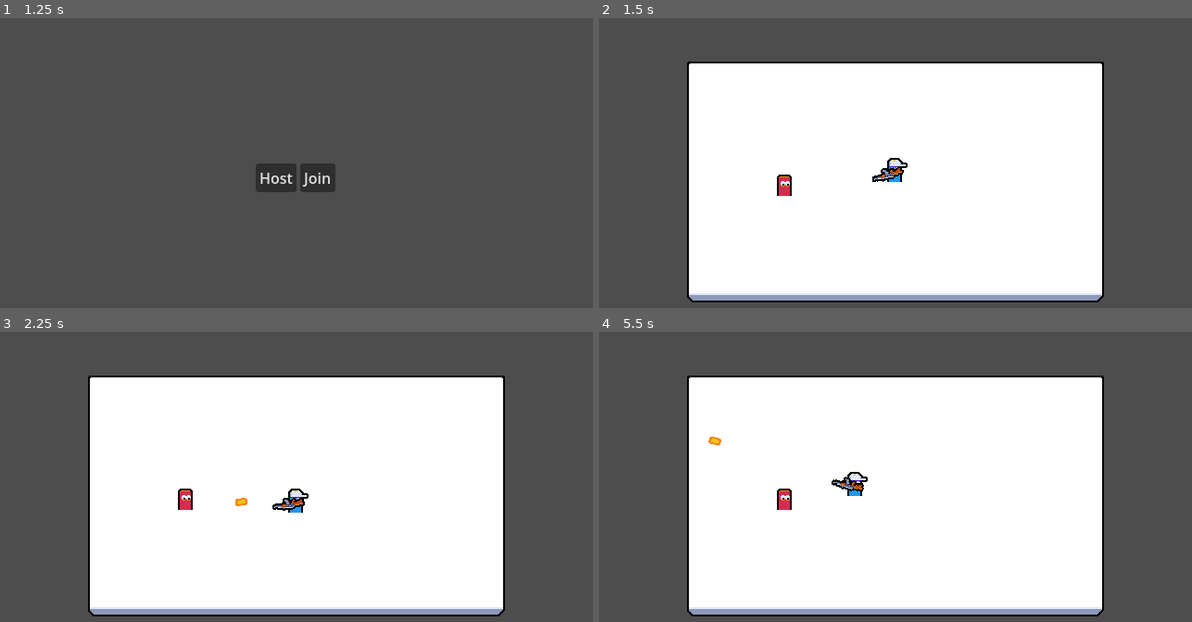
Above: before the commit, frames 1-4 (two rows, left to right).
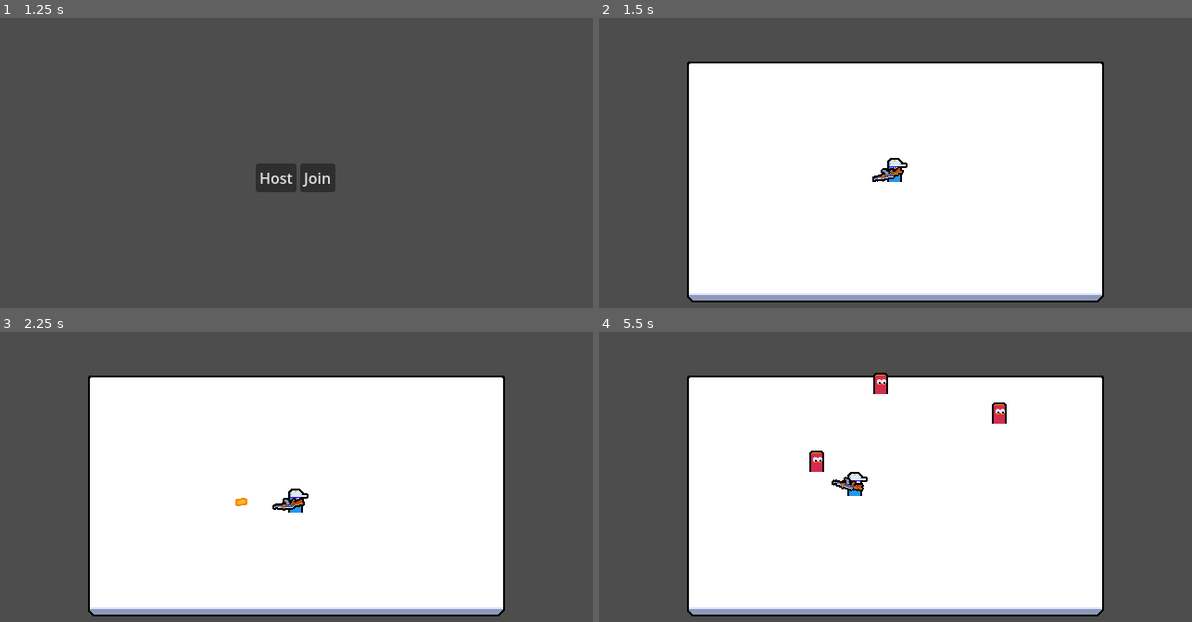
Above: after the commit, the same moments.

Repository: mpowell773/Godot_Multiplayer_Tut
Game: Godot game, scene res://ui/main_menu/main_menu.tscn
The game is run twice, just before and just after one commit, with the same random seed, the same clock (stepped at 60 frames per second) and the same inputs.
Inputs (mouse positions are in pixels of both pictures, inside the frame that each line leads up to):
- Up to frame 1 (1.25 s): tap Enter at 0.5 s; move the mouse to (426, 160) at 0.52 s; press the mouse at (426, 160) at 0.53 s; hold D (move_right) from 0.53 s (still down)
- Up to frame 2 (1.5 s): release D (move_right) at 1.25 s; release the mouse at (1025, 160) at 1.25 s; click "Host" at 1.25 s
- Up to frame 3 (2.25 s): tap Space at 2 s; move the mouse to (177, 508) at 2.02 s; hold S (move_down) from 2.03 s (still down); click (177, 508) at 2.1 s
- Up to frame 4 (5.5 s): move the mouse to (954, 419) at 2.77 s; release S (move_down) at 2.78 s; press the mouse at (954, 419) at 2.78 s; hold D (move_right) 2.78-3.53 s; move the mouse to (865, 558) at 3.52 s; release the mouse at (865, 558) at 3.53 s; hold W (move_up) 3.53-4.28 s; click (865, 558) at 3.6 s; move the mouse to (1073, 540) at 4.27 s; press the mouse at (1073, 540) at 4.28 s; hold A (move_left) from 4.28 s (still down); move the mouse to (717, 442) at 5.02 s; release the mouse at (717, 442) at 5.03 s; click (717, 442) at 5.1 s

Frame 1 is identical in both runs. In frame 2, 0.2% of the frame differs, in the area x 30-33%, y 53-62%; in frame 3, 0.2%; in frame 4, 0.8%, in the area x 18-69%, y 14-62%.

Commit message:
Add enemy spawn manager

Diff:
--- a/entities/enemy/enemy.gd
+++ b/entities/enemy/enemy.gd
@@ -2,7 +2,7 @@
 
 @onready var area_2d: Area2D = $Area2D
 
-var current_health: int = 5
+var current_health: int = 1
 
 
 func _ready() -> void:
--- a/main.gd
+++ b/main.gd
@@ -3,7 +3,6 @@
 const SERVER_ID: int = 1
 
 var player_scene: PackedScene = preload("uid://egtpvj3ddlhx")
-var enemy_scene: PackedScene = preload("uid://dea55va7q7xfs")
 
 @onready var multiplayer_spawner: MultiplayerSpawner = $MultiplayerSpawner
 @onready var player_spawn_position: Marker2D = $PlayerSpawnPosition
@@ -19,10 +18,6 @@
 
 	peer_ready.rpc_id(SERVER_ID)
 
-	if is_multiplayer_authority():
-		var enemy = enemy_scene.instantiate() as Node2D
-		enemy.global_position = Vector2.ONE * 200
-		add_child(enemy)
 
 @rpc("any_peer", "call_local", "reliable")
 func peer_ready() -> void:
--- a/main.tscn
+++ b/main.tscn
@@ -2,6 +2,7 @@
 
 [ext_resource type="Script" uid="uid://dbf80enmey3dy" path="res://main.gd" id="1_ig7tw"]
 [ext_resource type="Texture2D" uid="uid://dslgxo1vhsg40" path="res://assets/arena.png" id="2_0xm2m"]
+[ext_resource type="PackedScene" uid="uid://b5vuj4txjpvtm" path="res://manager/enemy_manager.tscn" id="2_h2yge"]
 
 [sub_resource type="RectangleShape2D" id="RectangleShape2D_g4v7s"]
 size = Vector2(32, 300)
@@ -11,6 +12,10 @@
 
 [node name="Main" type="Node" unique_id=490898903]
 script = ExtResource("1_ig7tw")
+
+[node name="EnemyManager" parent="." unique_id=1413085996 node_paths=PackedStringArray("enemy_spawn_root", "spawn_rect") instance=ExtResource("2_h2yge")]
+enemy_spawn_root = NodePath("..")
+spawn_rect = NodePath("../SpawnRect")
 
 [node name="MultiplayerSpawner" type="MultiplayerSpawner" parent="." unique_id=1327038342]
 _spawnable_scenes = PackedStringArray("uid://cmsm71jq22qef", "uid://dea55va7q7xfs")
@@ -25,7 +30,17 @@
 texture = ExtResource("2_0xm2m")
 metadata/_edit_lock_ = true
 
+[node name="SpawnRect" type="ReferenceRect" parent="." unique_id=1296160333]
+custom_minimum_size = Vector2(414, 216)
+offset_left = 113.0
+offset_top = 73.0
+offset_right = 527.0
+offset_bottom = 289.0
+mouse_filter = 2
+metadata/_edit_lock_ = true
+
 [node name="StaticBodies" type="Node2D" parent="." unique_id=1083809350]
+visible = false
 metadata/_edit_lock_ = true
 
 [node name="StaticBody2D" type="StaticBody2D" parent="StaticBodies" unique_id=1436091345]
--- /dev/null
+++ b/manager/enemy_manager.gd
@@ -0,0 +1,30 @@
+extends Node
+
+@export var enemy_scene: PackedScene
+@export var enemy_spawn_root: Node
+@export var spawn_rect: ReferenceRect
+
+@onready var spawn_interval_timer: Timer = $SpawnIntervalTimer
+
+
+func _ready() -> void:
+	spawn_interval_timer.timeout.connect(_on_spawn_interval_timer_timeout)
+
+
+func get_random_spawn_position() -> Vector2:
+	@warning_ignore("narrowing_conversion")
+	var x := randi_range(0, spawn_rect.size.x)
+	@warning_ignore("narrowing_conversion")
+	var y := randi_range(0, spawn_rect.size.y)
+	return spawn_rect.global_position + Vector2(x, y)
+
+
+func spawn_enemy() -> void:
+	var enemy := enemy_scene.instantiate() as Node2D
+	enemy.global_position = get_random_spawn_position()
+	enemy_spawn_root.add_child(enemy, true)
+
+
+func _on_spawn_interval_timer_timeout() -> void:
+	if is_multiplayer_authority():
+		spawn_enemy()
--- /dev/null
+++ b/manager/enemy_manager.tscn
@@ -0,0 +1,11 @@
+[gd_scene format=3 uid="uid://b5vuj4txjpvtm"]
+
+[ext_resource type="Script" uid="uid://c75ta1hy0ffpi" path="res://manager/enemy_manager.gd" id="1_fq440"]
+[ext_resource type="PackedScene" uid="uid://dea55va7q7xfs" path="res://entities/enemy/enemy.tscn" id="2_46ilc"]
+
+[node name="EnemyManager" type="Node" unique_id=1413085996]
+script = ExtResource("1_fq440")
+enemy_scene = ExtResource("2_46ilc")
+
+[node name="SpawnIntervalTimer" type="Timer" parent="." unique_id=754316653]
+autostart = true
Not shown, added: manager/enemy_manager.gd.uid
